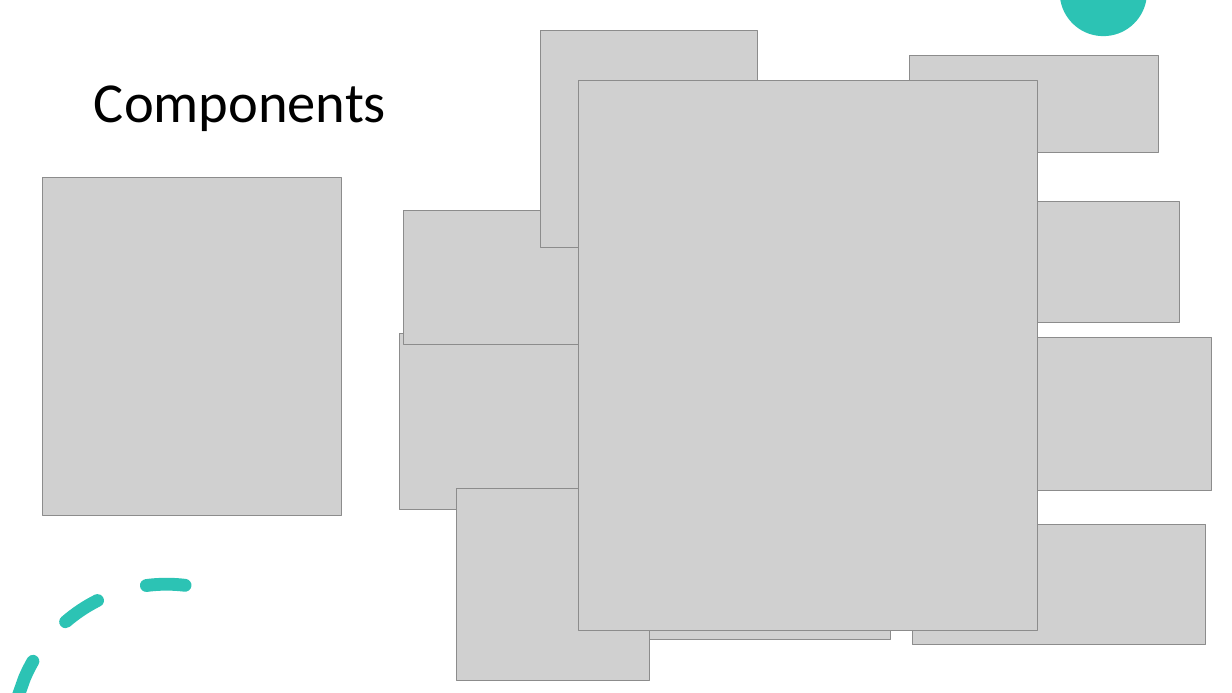
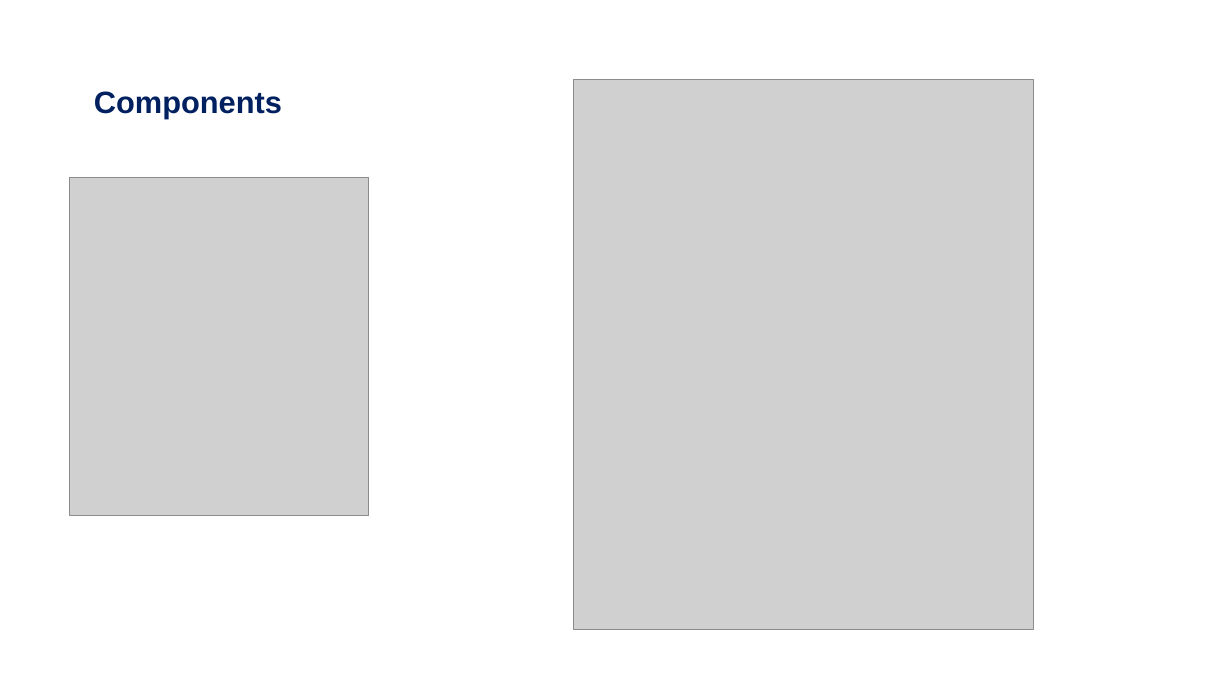
Before and after one commit to rgvna258/DaprDemoApp, a slide deck: slide 12 of files/Dapr-Final.pptx (slide 15 before the commit). Drawn at 1232x693 pixels with LibreOffice and Linux fonts; fonts in the diff are those of the drawing; grey boxes stand for pictures. Boxes give left, top, right and bottom in pixels: in the first picture for what was removed or moved away, otherwise in the second. Text is boxed around its words. In the diff, an @@ line names an element or a change of style, - is before the commit and + after.

```diff
--- a/files/Dapr-Final.pptx
+++ b/files/Dapr-Final.pptx
@@ freeform shape removed at (1061,0,1147,36) @@
@@ title "Components" at (94,91,282,119): size 44 to 24 pt, font Calibri to Arial, text colour #000000 to #002060, bold on @@
@@ picture removed at (541,30,757,247) @@
@@ picture removed at (909,55,1159,152) @@
@@ picture: place and size @@
-picture at (579,80,1038,630)
+picture at (574,79,1033,629)
@@ picture: place and size @@
-picture at (43,177,341,516)
+picture at (70,177,369,516)
@@ picture removed at (939,202,1180,323) @@
@@ picture removed at (404,211,672,345) @@
@@ picture removed at (399,334,664,510) @@
@@ picture removed at (906,337,1212,491) @@
@@ picture removed at (641,453,891,640) @@
@@ picture removed at (457,488,649,680) @@
@@ picture removed at (912,524,1206,644) @@
@@ freeform shape removed at (13,578,192,693) @@
```
Also in this commit, not shown: 18 other slides changed, 9 slides added, 4 slides removed, 15 other files.
